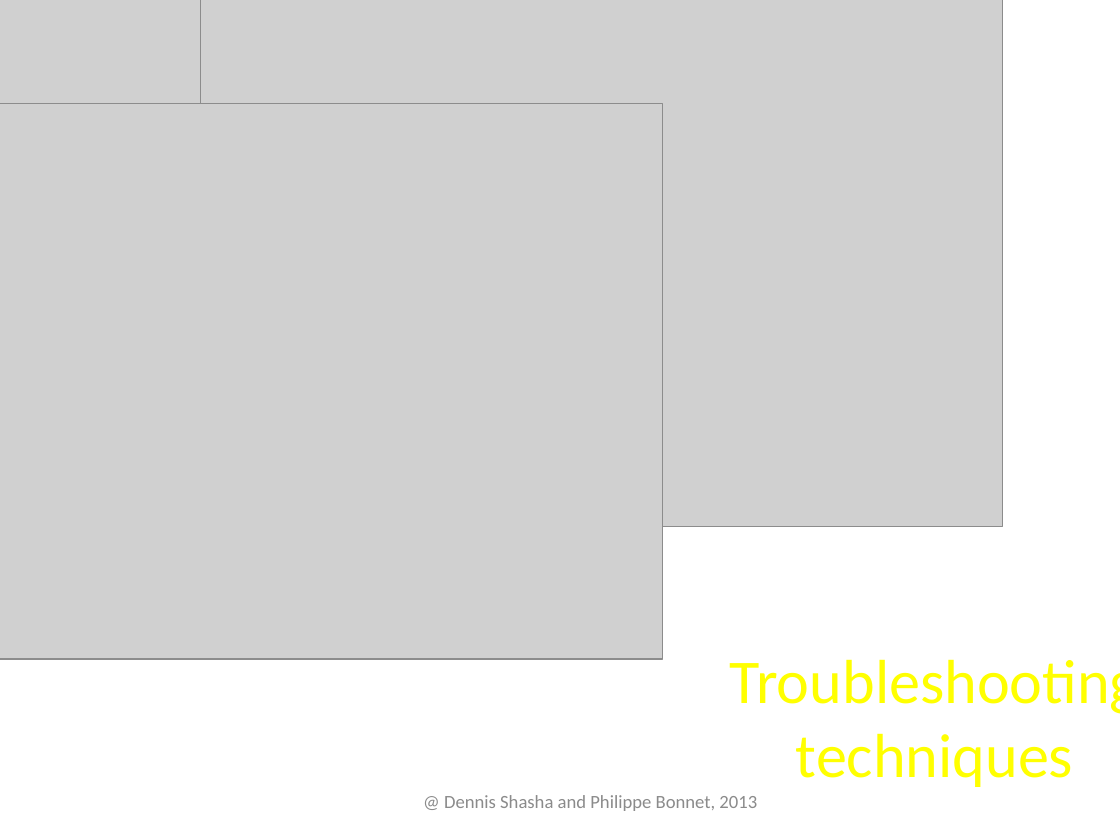
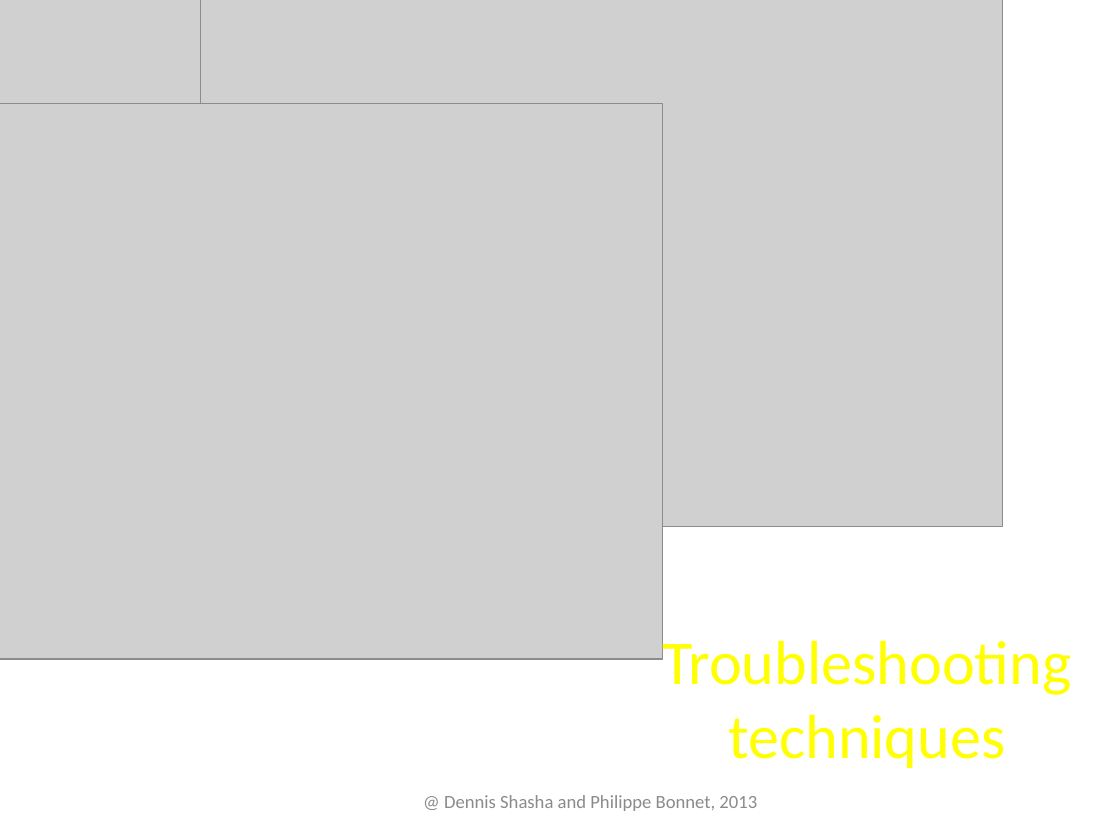
Before and after one commit to phbonnet/tuning, a slide deck: slide 1 of Slides/Troubleshooting.pptx. Drawn at 1120x840 pixels with LibreOffice and Linux fonts; fonts in the diff are those of the drawing; grey boxes stand for pictures; background and template pictures are left out. Boxes give left, top, right and bottom in pixels: in the first picture for what was removed or moved away, otherwise in the second. Text is boxed around its words. In the diff, an @@ line names an element or a change of style, - is before the commit and + after.

```diff
--- a/Slides/Troubleshooting.pptx
+++ b/Slides/Troubleshooting.pptx
@@ text "Troubleshooting techniques" rewrapped from [730, 659, 1120, 787] to [662, 632, 1071, 768] @@
```
Also in this commit, not shown: 1 other slide changed, 11 other files.
